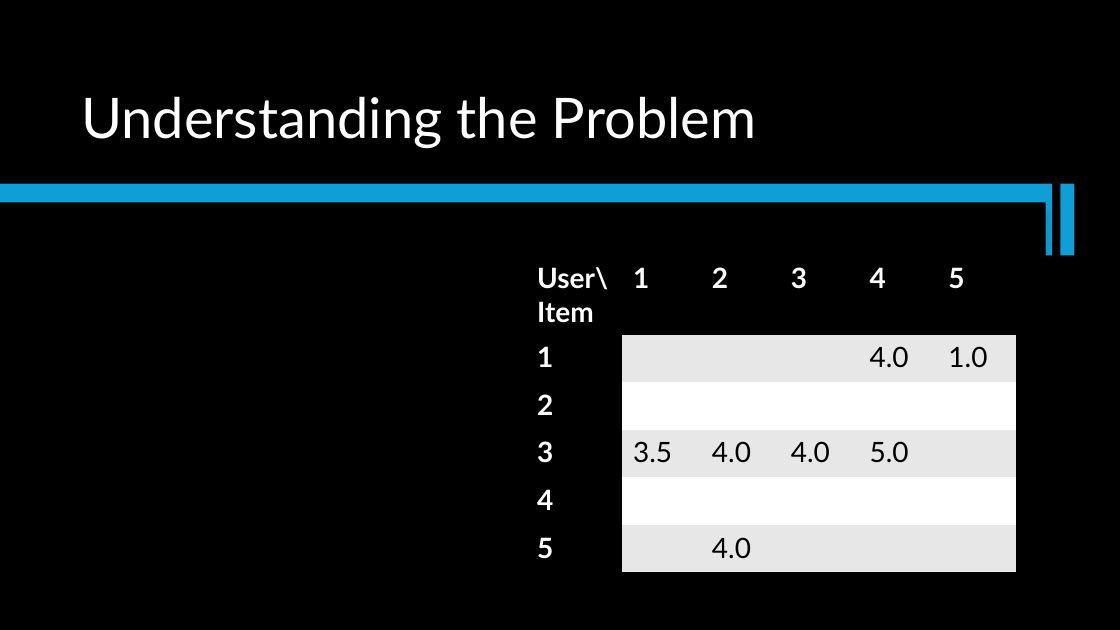
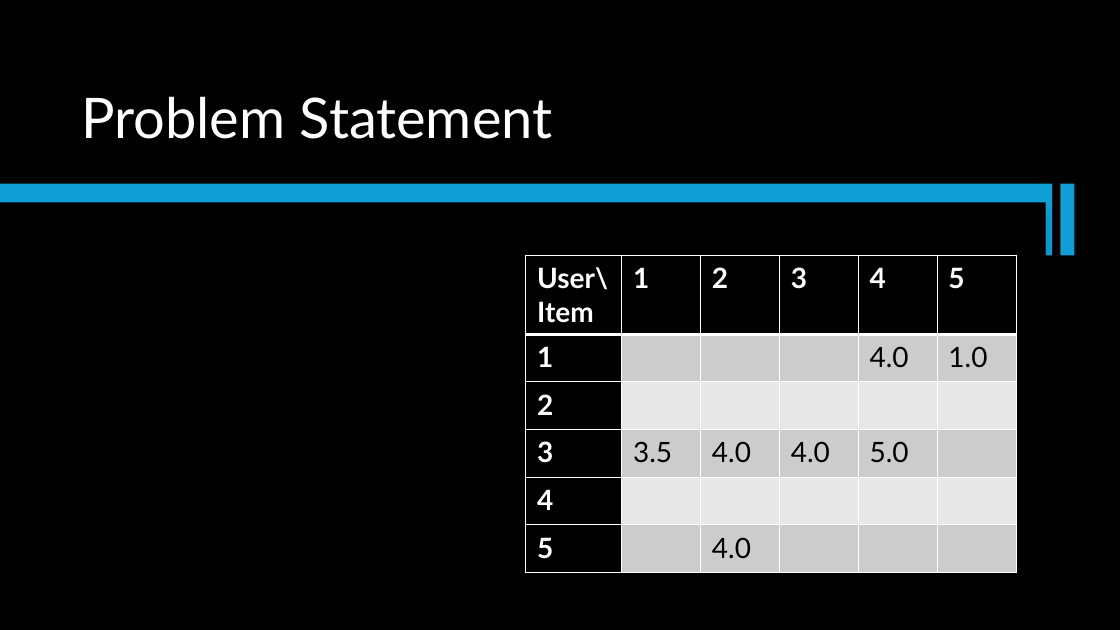
Before and after one commit to Peeyush4/MSML651-PySpark-Movie-Recommendation, a slide deck: slide 2 of Recommendation System using PySpark.pptx (slide 8 before the commit). Drawn at 1120x630 pixels with LibreOffice and Linux fonts; fonts in the diff are those of the drawing; grey boxes stand for pictures. Boxes give left, top, right and bottom in pixels: in the first picture for what was removed or moved away, otherwise in the second. Text is boxed around its words. In the diff, an @@ line names an element or a change of style, - is before the commit and + after.

```diff
--- a/Recommendation System using PySpark.pptx
+++ b/Recommendation System using PySpark.pptx
@@ title at (81, 96, 553, 139): text changed @@
-Understanding the Problem
+Problem Statement
@@ table at (526, 255, 1017, 572) @@
@@ fill #E7E7E7 to #CCCCCC in 15 cells @@
@@ fill #FFFFFF to #E7E7E7 in 10 cells @@
@@ borders changed @@
```
Also in this commit, not shown: 11 other slides changed, 5 slides added, 10 slides removed.
